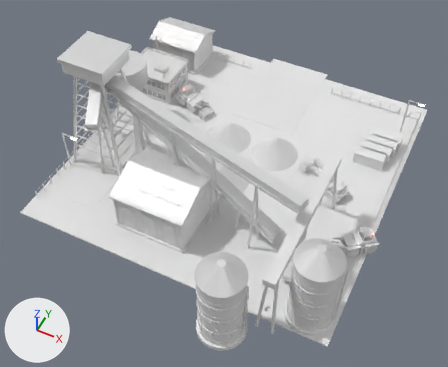
What one commit did to the FBX model Assets/Art/KayseriIsland/Models/Copper/Phase2/Depot_P2.fbx.
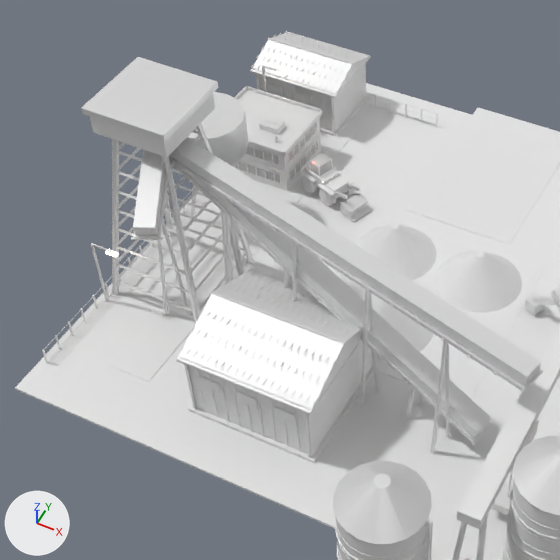
Each version is shown whole from a 50 mm camera at (43.2, -222.6, 116.1) aimed at (2.7, -141.7, 14.9), then close up on the part from 3% to 71% of the width and 0% to 83% of the height. Every picture has the same lights, and +X, +Y and +Z are marked at lower left. The first two pictures are the older version. Where no turn or scale is listed for an object, it has been applied to the vertices.

In view in the first close-up: 'Depot.ConvB', 'Depot.ConvMain', 'Depot.Gantry', 'Depot.Hopper', 'Depot.Lamp0', 'Depot.Loader2', 'Depot.Office', 'Depot.Pile0', 'Depot.Pile1', 'Depot.Shed1', 'Depot.Shed2', 'Depot.Silo0', 'Depot.Silo1', 'Depot.Tower', 'Depot.Yard' and 5 more.
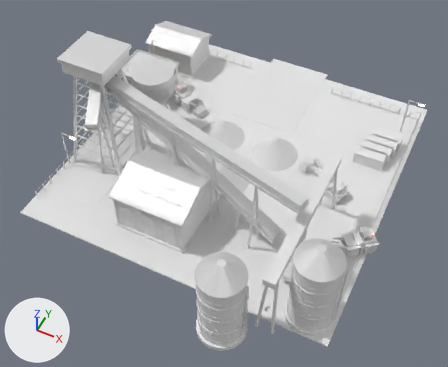
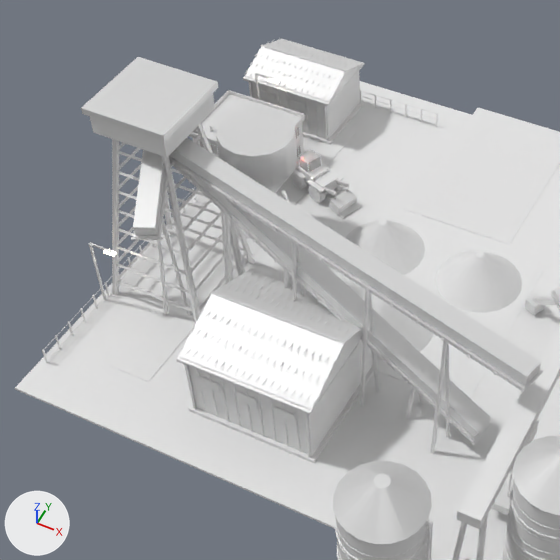
What changed in the scene script:
```text
Change ob_depot_shed2:
    ob_depot_shed2.location: (-31.0, -99.6, 9.3) -> (-31.0, -101.7, 9.3)
Change ob_depot_lamp0:
    ob_depot_lamp0.location: (-34.7, -148.0, 9.3) -> (-35.0, -148.0, 9.3)
Change ob_depot_loader2:
    ob_depot_loader2.location: (-19.2, -116.6, 9.3) -> (-21.0, -116.6, 9.3)
Change ob_depot_office:
    ob_depot_office.location: (-30.5, -114.0, 9.3) -> (-32.2, -116.0, 9.3)
Change ob_depot_pile1:
    ob_depot_pile1.location: (-5.2, -123.5, 9.3) -> (-7.0, -123.5, 9.3)
Change ob_depot_hopper:
    ob_depot_hopper.location: (-30.4, -127.3, 9.3) -> (-23.0, -127.3, 9.3)
```

What differs and where, as boxes (x1, y1, x2, y2) in the close-ups (560 x 560 px):
'Depot.Shed2', moved
    before: (250, 31, 371, 137)
    after: (243, 38, 364, 145)
'Depot.Office', moved
    before: (234, 86, 323, 191)
    after: (189, 90, 305, 162)
'Depot.Hopper', moved
    before: (187, 92, 248, 220)
    after: (216, 107, 297, 238)
'Depot.Pile1', moved
    before: (355, 223, 437, 280)
    after: (346, 219, 425, 275)
'Depot.Loader2', moved
    before: (299, 153, 372, 222)
    after: (290, 149, 360, 219)
'Depot.Lamp0', moved
    before: (91, 243, 119, 301)
    after: (89, 242, 117, 300)
